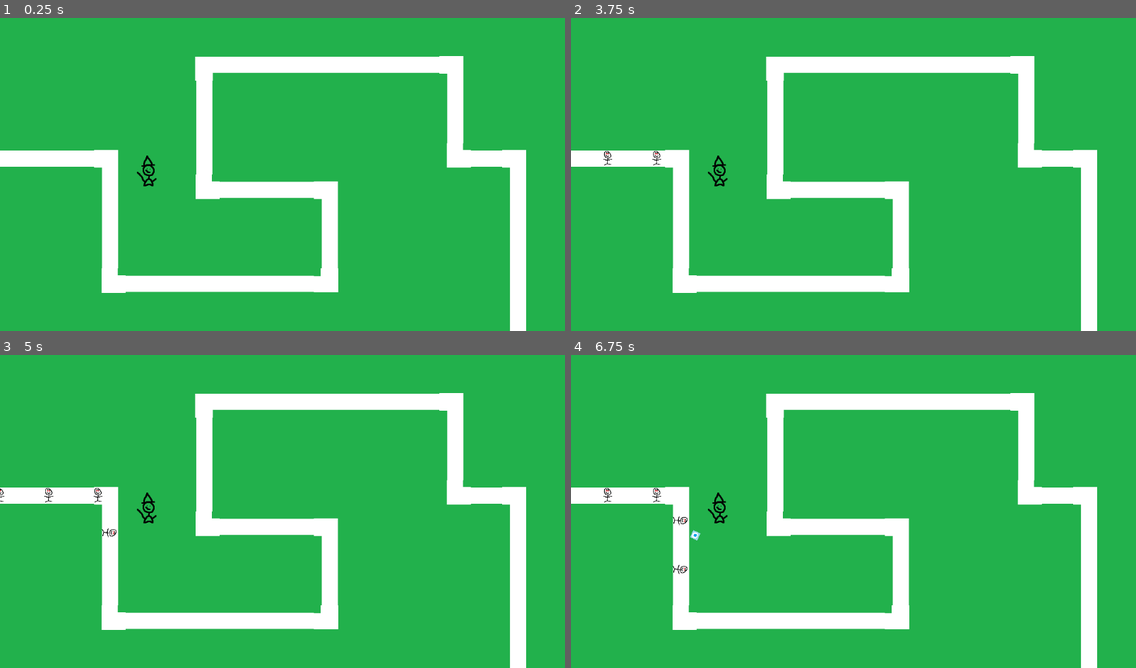
Above: before the commit, frames 1-4 (two rows, left to right).
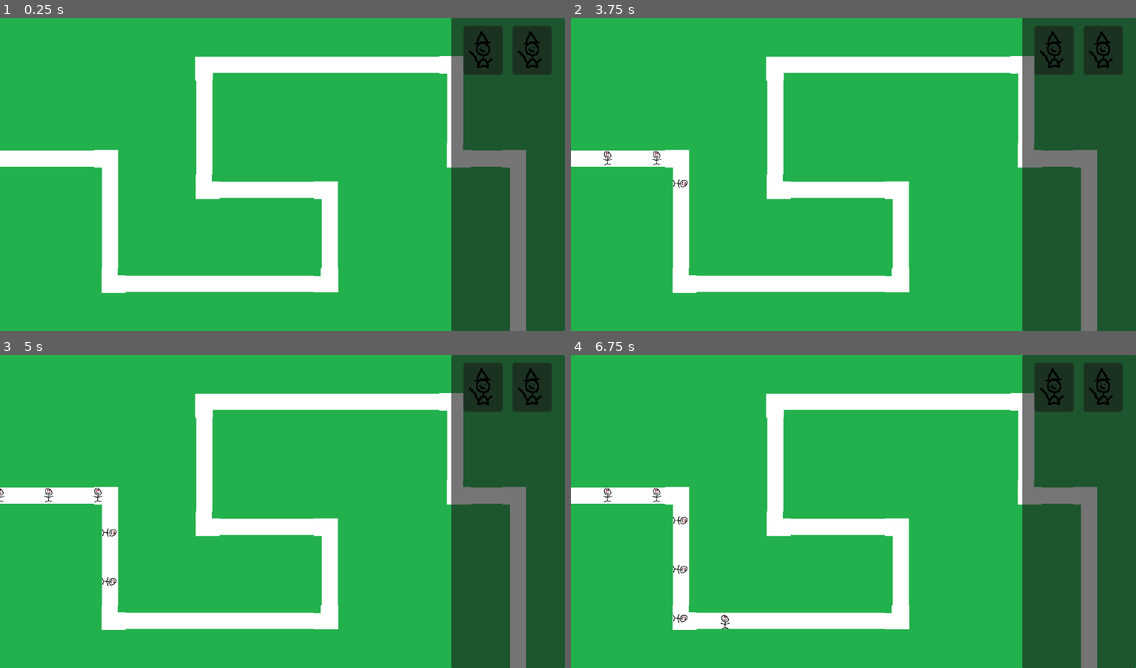
Above: after the commit, the same moments.

Repository: JFraser99/Tower-Defense
Game: Godot game, scene res://Main.tscn
The game is run twice, just before and just after one commit, with the same random seed, the same clock (stepped at 60 frames per second) and the same inputs.
Inputs (mouse positions are in pixels of both pictures, inside the frame that each line leads up to):
- Up to frame 1 (0.25 s): no input
- Up to frame 2 (3.75 s): tap Enter at 0.5, 2 s; move the mouse to (977, 158) at 0.52 s; click (977, 158) at 0.67 s; tap Space at 1.25, 2.75 s; drag from (740, 190) to (825, 237) at 1.27 s; move the mouse to (910, 105) at 2.02 s; click (910, 105) at 2.17 s; drag from (825, 237) to (684, 127) at 2.77 s; move the mouse to (1023, 221) at 3.52 s; click (1023, 221) at 3.67 s
- Up to frame 3 (5 s): drag from (113, 464) to (197, 433) at 4.27 s
- Up to frame 4 (6.75 s): move the mouse to (881, 511) at 5.02 s; click (881, 511) at 5.17 s; drag from (768, 433) to (740, 527) at 5.77 s; move the mouse to (977, 495) at 6.52 s; click (977, 495) at 6.67 s

The runs differ from the first frame. In frame 1, 20% of the frame differs, in the area x 24-100%, y 0-100%; in frame 2, 20%; in frame 3, 20%; in frame 4, 20%, in the area x 18-100%, y 0-100%.

Commit message:
Added ability to drag and drop towers from UI

Diff:
--- /dev/null
+++ b/Assets/Towers/Panel_Mage.gd
@@ -0,0 +1,25 @@
+extends Panel
+
+
+@onready var tower = preload("res://Assets/Towers/Tower_Mage.tscn")
+var currTile
+@onready var tempTowersPath = get_tree().get_root().get_node("Main/TempTowers")
+@onready var towersPath = get_tree().get_root().get_node("Main/Towers")
+
+func _on_gui_input(event):
+	var tempTower = tower.instantiate()
+	if event is InputEventMouseButton and event.button_mask == 1:
+		# Left Click Down
+		tempTowersPath.add_child(tempTower)
+		tempTowersPath.get_child(0).global_position = event.global_position
+		tempTower.process_mode = Node.PROCESS_MODE_DISABLED
+	elif event is InputEventMouseMotion and event.button_mask == 1:
+		# Left Click Down Drag
+		tempTowersPath.get_child(0).global_position = event.global_position
+	elif event is InputEventMouseButton and event.button_mask == 0:
+		# Left Click Up
+		tempTowersPath.get_child(0).queue_free()
+
+		towersPath.add_child(tempTower)
+		tempTower.global_position = event.global_position
+		tempTower.get_node("DetectionArea").hide()
--- /dev/null
+++ b/Assets/Towers/Panel_Mage.tscn
@@ -0,0 +1,17 @@
+[gd_scene load_steps=3 format=3 uid="uid://bfki2v3vhodgr"]
+
+[ext_resource type="Script" path="res://Assets/Towers/Panel_Mage.gd" id="1_lmvgy"]
+[ext_resource type="Texture2D" uid="uid://da68jrw0q4ayl" path="res://Assets/Towers/Mage_Tower_1.png" id="2_iwnci"]
+
+[node name="PanelMage" type="Panel"]
+custom_minimum_size = Vector2(40, 50)
+offset_right = 40.0
+offset_bottom = 40.0
+script = ExtResource("1_lmvgy")
+
+[node name="MageTower1" type="Sprite2D" parent="."]
+position = Vector2(20, 24)
+scale = Vector2(0.6, 0.6)
+texture = ExtResource("2_iwnci")
+
+[connection signal="gui_input" from="." to="." method="_on_gui_input"]
--- a/Assets/Towers/Tower_Mage.tscn
+++ b/Assets/Towers/Tower_Mage.tscn
@@ -8,6 +8,13 @@
 
 [sub_resource type="CircleShape2D" id="CircleShape2D_lyc3e"]
 radius = 150.0
+
+[sub_resource type="StyleBoxFlat" id="StyleBoxFlat_ge6gj"]
+bg_color = Color(0.847059, 0.137255, 0, 1)
+corner_radius_top_left = 150
+corner_radius_top_right = 150
+corner_radius_bottom_right = 150
+corner_radius_bottom_left = 150
 
 [node name="TowerMage" type="StaticBody2D"]
 collision_mask = 5
@@ -21,10 +28,10 @@
 [node name="Aim" type="Marker2D" parent="."]
 position = Vector2(-23, 3)
 
-[node name="Tower" type="Area2D" parent="."]
+[node name="DetectionArea" type="Area2D" parent="."]
 collision_mask = 4
 
-[node name="CollisionShape2D2" type="CollisionShape2D" parent="Tower"]
+[node name="CollisionShape2D2" type="CollisionShape2D" parent="DetectionArea"]
 shape = SubResource("CircleShape2D_lyc3e")
 
 [node name="ProjectileContainer" type="Node" parent="."]
@@ -32,10 +39,17 @@
 [node name="MageTower1" type="Sprite2D" parent="."]
 texture = ExtResource("1_kjtrs")
 
-[node name="Timer" type="Timer" parent="."]
+[node name="AttackCooldownTimer" type="Timer" parent="."]
 wait_time = 0.6
-autostart = true
 
-[connection signal="body_entered" from="Tower" to="." method="_on_tower_body_entered"]
-[connection signal="body_exited" from="Tower" to="." method="_on_tower_body_exited"]
-[connection signal="timeout" from="Timer" to="." method="_on_timer_timeout"]
+[node name="Panel" type="Panel" parent="."]
+modulate = Color(0, 0, 0, 0.313726)
+offset_left = -150.0
+offset_top = -150.0
+offset_right = 150.0
+offset_bottom = 150.0
+theme_override_styles/panel = SubResource("StyleBoxFlat_ge6gj")
+
+[connection signal="body_entered" from="DetectionArea" to="." method="_on_tower_body_entered"]
+[connection signal="body_exited" from="DetectionArea" to="." method="_on_tower_body_exited"]
+[connection signal="timeout" from="AttackCooldownTimer" to="." method="_on_timer_timeout"]
--- a/Assets/Towers/mage_tower.gd
+++ b/Assets/Towers/mage_tower.gd
@@ -5,44 +5,64 @@
 var projDamage = 5
 var pathName
 var currTargets = []
-var curr
+var target
+
+var canAttack: bool = true
+@onready var cooldownTimer: Timer = $AttackCooldownTimer
+@onready var detectionArea: Area2D = $DetectionArea
+
+func _ready():
+	cooldownTimer.wait_time = 0.6
+	cooldownTimer.one_shot = true
 
 func _process(_delta):
-	if(!is_instance_valid(curr)):
+	if not target:
 		#self.look_at(curr.global_position)
 	#else:
 		for i in get_node("ProjectileContainer").get_child_count():
 			get_node("ProjectileContainer").get_child(i).queue_free()
 
+	detectEnemies()
+
+	if target and canAttack:
+		attack()
+		canAttack = false
+		cooldownTimer.start()
+
 func _on_tower_body_entered(body):
-	if "Enemy" in body.name:
-		var tempArray = []
-		currTargets = get_node("Tower").get_overlapping_bodies()
+	if not target and "Enemy" in body.name:
+		target = body.get_node("../")
 
-		for i in currTargets:
-			if "Enemy" in i.name:
-				tempArray.append(i)
+func _on_tower_body_exited(_body):
+	currTargets = detectionArea.get_overlapping_bodies()
 
-		var currTarget = null
+func detectEnemies():
+	var tempArray = []
+	currTargets = detectionArea.get_overlapping_bodies()
 
-		for i in tempArray:
-			if currTarget == null:
+	for i in currTargets:
+		if "Enemy" in i.name:
+			tempArray.append(i)
+
+	var currTarget = null
+
+	for i in tempArray:
+		if currTarget == null:
+			currTarget = i.get_node("../")
+		else:
+			if i.get_parent().get_progress() > currTarget.get_progress():
 				currTarget = i.get_node("../")
-			else:
-				if i.get_parent().get_progress() > currTarget.get_progress():
-					currTarget = i.get_node("../")
 
-		curr = currTarget
+	target = currTarget
+	if target:
 		pathName = currTarget.get_parent().name
 
-func _on_tower_body_exited(_body):
-	currTargets = get_node("Tower").get_overlapping_bodies()
-
+func attack():
+	var tempProj = projectile.instantiate()
+	tempProj.pathName = pathName
+	tempProj.projDamage = projDamage
+	get_node("ProjectileContainer").add_child(tempProj)
+	tempProj.global_position = $Aim.global_position
 
 func _on_timer_timeout():
-	if(is_instance_valid(curr)):
-		var tempProj = projectile.instantiate()
-		tempProj.pathName = pathName
-		tempProj.projDamage = projDamage
-		get_node("ProjectileContainer").add_child(tempProj)
-		tempProj.global_position = $Aim.global_position
+	canAttack = true
--- /dev/null
+++ b/Assets/ui.tscn
@@ -0,0 +1,26 @@
+[gd_scene load_steps=2 format=3 uid="uid://cfg6jom36sku8"]
+
+[ext_resource type="PackedScene" uid="uid://bfki2v3vhodgr" path="res://Assets/Towers/Panel_Mage.tscn" id="1_pgp5r"]
+
+[node name="UI" type="CanvasLayer"]
+
+[node name="Panel" type="Panel" parent="."]
+offset_left = 920.0
+offset_right = 1152.0
+offset_bottom = 640.0
+
+[node name="FlowContainer" type="FlowContainer" parent="Panel"]
+layout_mode = 0
+offset_left = 25.0
+offset_top = 16.0
+offset_right = 116.0
+offset_bottom = 317.0
+scale = Vector2(2, 2)
+theme_override_constants/h_separation = 10
+theme_override_constants/v_separation = 10
+
+[node name="PanelMage" parent="Panel/FlowContainer" instance=ExtResource("1_pgp5r")]
+layout_mode = 2
+
+[node name="PanelMage2" parent="Panel/FlowContainer" instance=ExtResource("1_pgp5r")]
+layout_mode = 2
--- a/Main.tscn
+++ b/Main.tscn
@@ -2,7 +2,7 @@
 
 [ext_resource type="Texture2D" uid="uid://dgy6k1rkwm4o7" path="res://Assets/EnvironmentTileMap.png" id="1_7af2k"]
 [ext_resource type="Script" path="res://PathSpawner.gd" id="2_l3sru"]
-[ext_resource type="PackedScene" uid="uid://gya12wvaxibp" path="res://Assets/Towers/Tower_Mage.tscn" id="3_boj6c"]
+[ext_resource type="PackedScene" uid="uid://cfg6jom36sku8" path="res://Assets/ui.tscn" id="3_csvx2"]
 
 [sub_resource type="TileSetAtlasSource" id="TileSetAtlasSource_ktbyi"]
 texture = ExtResource("1_7af2k")
@@ -35,7 +35,8 @@
 
 [node name="Towers" type="Node2D" parent="."]
 
-[node name="MageTower" parent="." instance=ExtResource("3_boj6c")]
-position = Vector2(303, 312)
+[node name="TempTowers" type="Node2D" parent="."]
+
+[node name="UI" parent="." instance=ExtResource("3_csvx2")]
 
 [connection signal="timeout" from="PathSpawner/Timer" to="PathSpawner" method="_on_timer_timeout"]
Not shown: 1 places in Assets/Towers/Tower_Mage.tscn that only renumber resources
